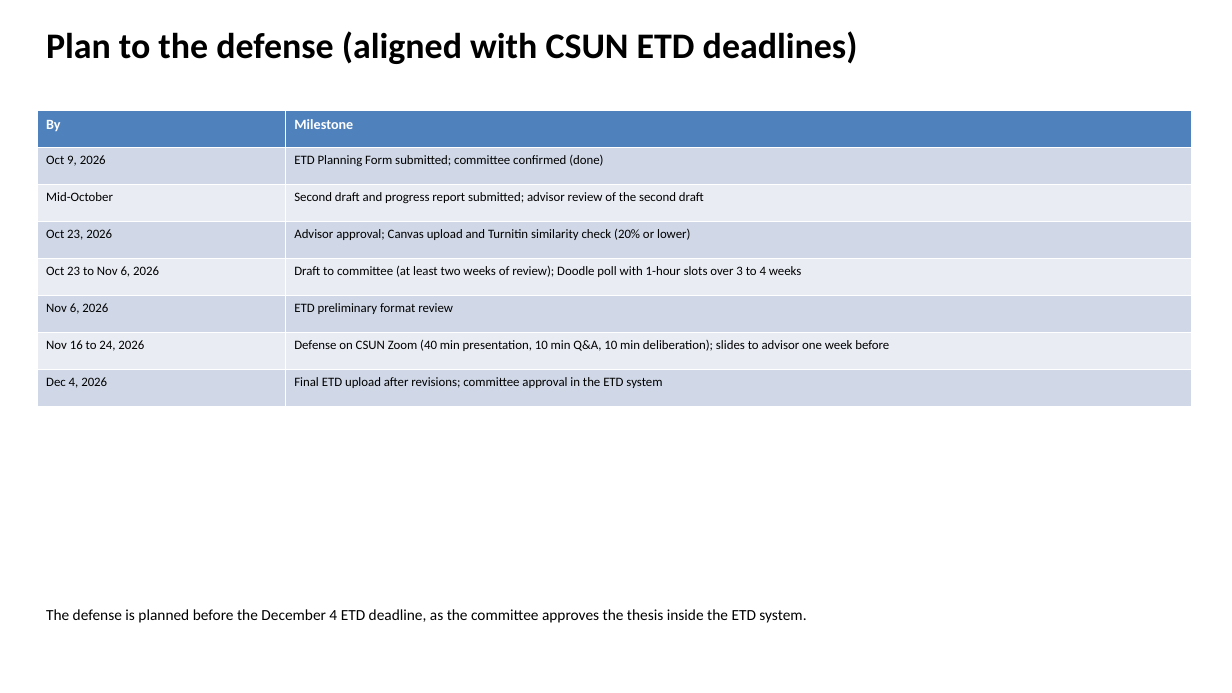
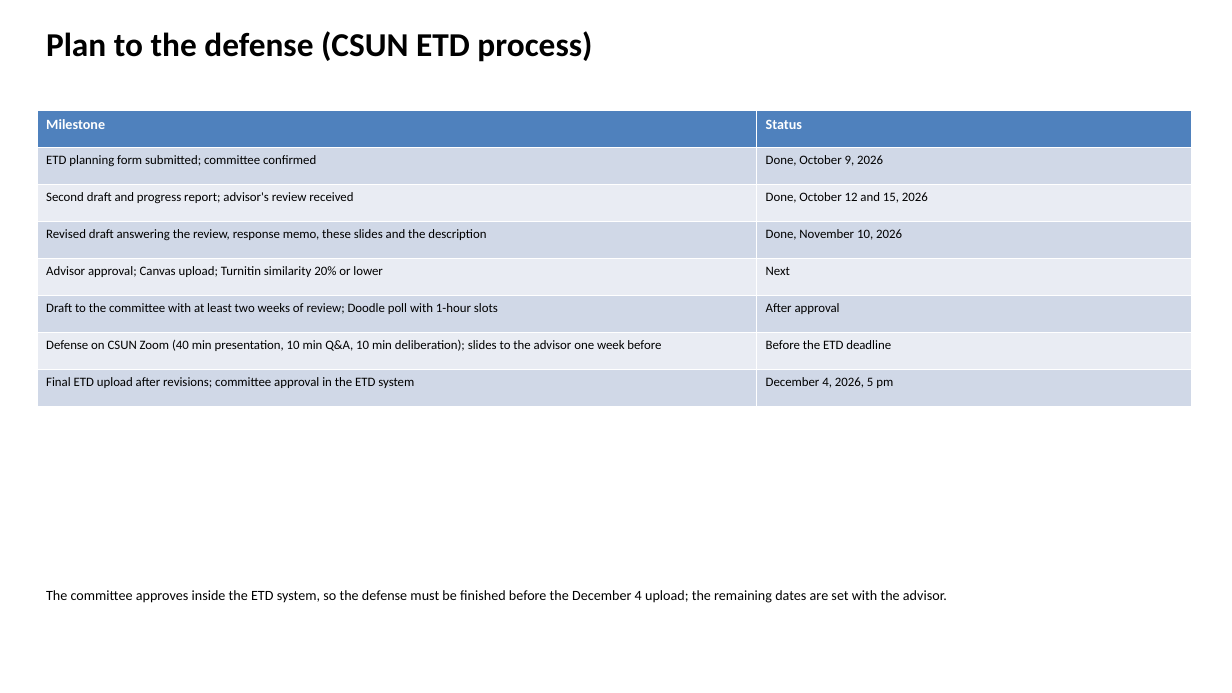
Before and after one commit to slay-a/medical-hallucination-eval, a slide deck: slide 22 of deliverables/Progress_Slides_Fall2026.pptx (slide 19 before the commit). Drawn at 1232x693 pixels with LibreOffice and Linux fonts; fonts in the diff are those of the drawing. Boxes give left, top, right and bottom in pixels: in the first picture for what was removed or moved away, otherwise in the second. Text is boxed around its words. In the diff, an @@ line names an element or a change of style, - is before the commit and + after.

Commit message:
Rebuild the progress slides and the source code and data description to match the condensed thesis

```diff
--- a/deliverables/Progress_Slides_Fall2026.pptx
+++ b/deliverables/Progress_Slides_Fall2026.pptx
@@ text at <box>46,31,592,62</box>: text changed; size 28 to 26 pt @@
-Plan to the defense (aligned with CSUN ETD deadlines)
+Plan to the defense (CSUN ETD process)
@@ table at <box>37,111,1192,407</box> @@
-row 1, column 1: By
+row 1, column 1: Milestone
-row 1, column 2: Milestone
+row 1, column 2: Status
-row 2, column 1: Oct 9, 2026
+row 2, column 1: ETD planning form submitted; committee confirmed
-row 2, column 2: ETD Planning Form submitted; committee confirmed (done)
+row 2, column 2: Done, October 9, 2026
-row 3, column 1: Mid-October
+row 3, column 1: Second draft and progress report; advisor's review received
-row 3, column 2: Second draft and progress report submitted; advisor review of the second draft
+row 3, column 2: Done, October 12 and 15, 2026
-row 4, column 1: Oct 23, 2026
+row 4, column 1: Revised draft answering the review, response memo, these slides and the description
-row 4, column 2: Advisor approval; Canvas upload and Turnitin similarity check (20% or lower)
+row 4, column 2: Done, November 10, 2026
-row 5, column 1: Oct 23 to Nov 6, 2026
+row 5, column 1: Advisor approval; Canvas upload; Turnitin similarity 20% or lower
-row 5, column 2: Draft to committee (at least two weeks of review); Doodle poll with 1-hour slots over 3 to 4 weeks
+row 5, column 2: Next
-row 6, column 1: Nov 6, 2026
+row 6, column 1: Draft to the committee with at least two weeks of review; Doodle poll with 1-hour slots
-row 6, column 2: ETD preliminary format review
+row 6, column 2: After approval
-row 7, column 1: Nov 16 to 24, 2026
+row 7, column 1: Defense on CSUN Zoom (40 min presentation, 10 min Q&A, 10 min deliberation); slides to the advisor one week before
-row 7, column 2: Defense on CSUN Zoom (40 min presentation, 10 min Q&A, 10 min deliberation); slides to advisor one week before
+row 7, column 2: Before the ETD deadline
-row 8, column 1: Dec 4, 2026
+row 8, column 1: Final ETD upload after revisions; committee approval in the ETD system
-row 8, column 2: Final ETD upload after revisions; committee approval in the ETD system
+row 8, column 2: December 4, 2026, 5 pm
@@ text at <box>46,590,947,603</box>: text changed; size 12 to 11 pt @@
-The defense is planned before the December 4 ETD deadline, as the committee approves the thesis inside the ETD system.
+The committee approves inside the ETD system, so the defense must be finished before the December 4 upload; the remaining dates are set with the advisor.
```
Also in this commit, not shown: 19 other slides changed, 3 slides added, 4 other files.
